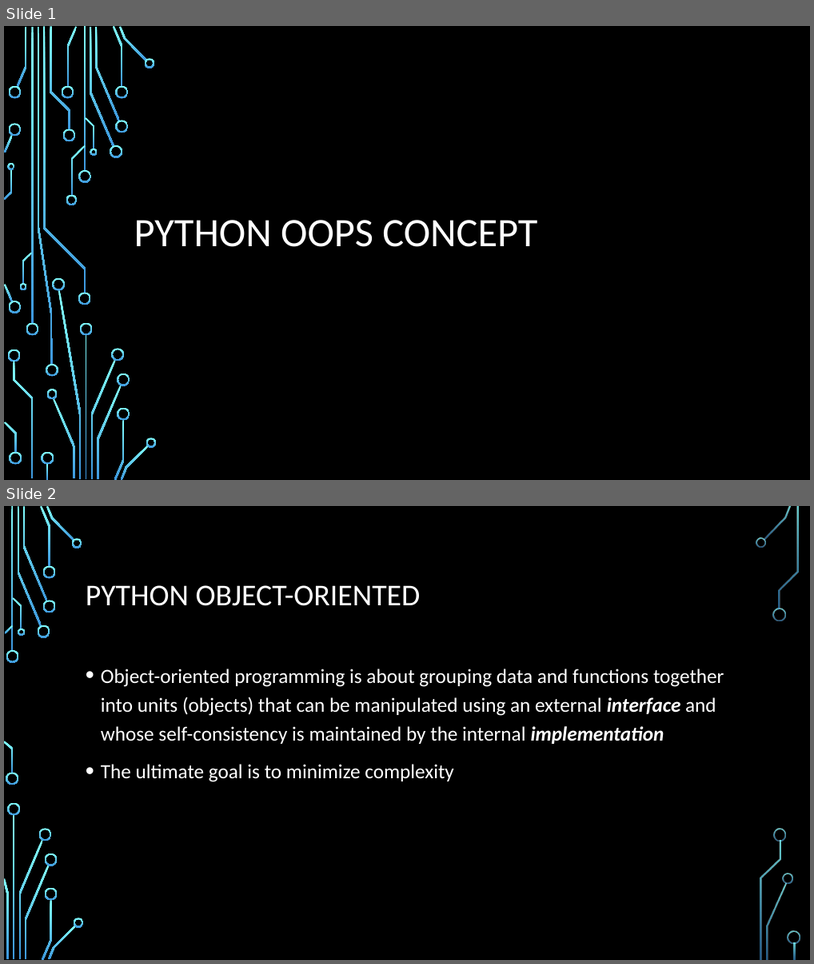
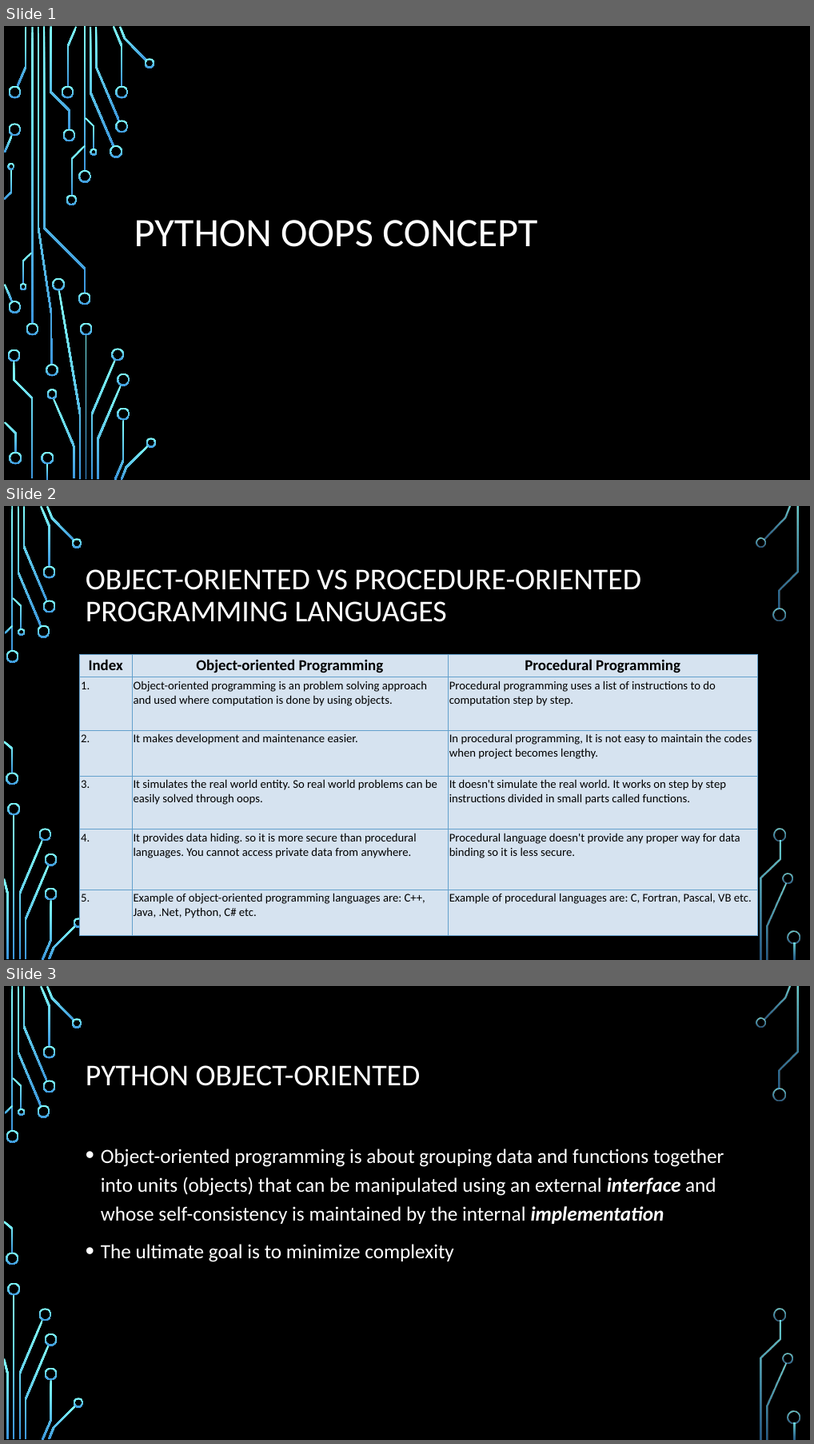
Before and after one commit to naveens33/python_tutorials, a slide deck: ppt/Python Oops concept.pptx. Shown one above the other, each under a label of ours: slides 1 and 2 before the commit, slides 1, 2 and 3 after it. The pictures are 814x964 and 814x1444 pixels, drawn with LibreOffice and Linux fonts; fonts in the diff are those of the drawing; background and template pictures are left out. Boxes give left, top, right and bottom in pixels: in the first picture for what was removed or moved away, otherwise in the second. Text is boxed around its words. In the diff, an @@ line names an element or a change of style, - is before the commit and + after.

```diff
--- a/ppt/Python Oops concept.pptx
+++ b/ppt/Python Oops concept.pptx
@@ slide 2 added at (4, 506, 810, 960), background picture (left out); not listed: 36 template elements that a slide beside it also shows @@
@@ title added at (86, 569, 642, 622), 36 pt, text #FFFFFF @@
+OBJECT-ORIENTED VS PROCEDURE-ORIENTED PROGRAMMING LANGUAGES
@@ table added at (80, 654, 758, 935), 6 rows, 3 columns @@
+Index | Object-oriented Programming | Procedural Programming
+1. | Object-oriented programming is an problem solving approach and used where computation is done by using objects. | Procedural programming uses a list of instructions to do computation step by step.
+2. | It makes development and maintenance easier. | In procedural programming, It is not easy to maintain the codes when project becomes lengthy.
+3. | It simulates the real world entity. So real world problems can be easily solved through oops. | It doesn't simulate the real world. It works on step by step instructions divided in small parts called functions.
+4. | It provides data hiding. so it is more secure than procedural languages. You cannot access private data from anywhere. | Procedural language doesn't provide any proper way for data binding so it is less secure.
+5. | Example of object-oriented programming languages are: C++, Java, .Net, Python, C# etc. | Example of procedural languages are: C, Fortran, Pascal, VB etc.
@@ what was slide 2 is now slide 3 @@
```
Also in this commit, not shown: 2 other slides added, 19 other files.
